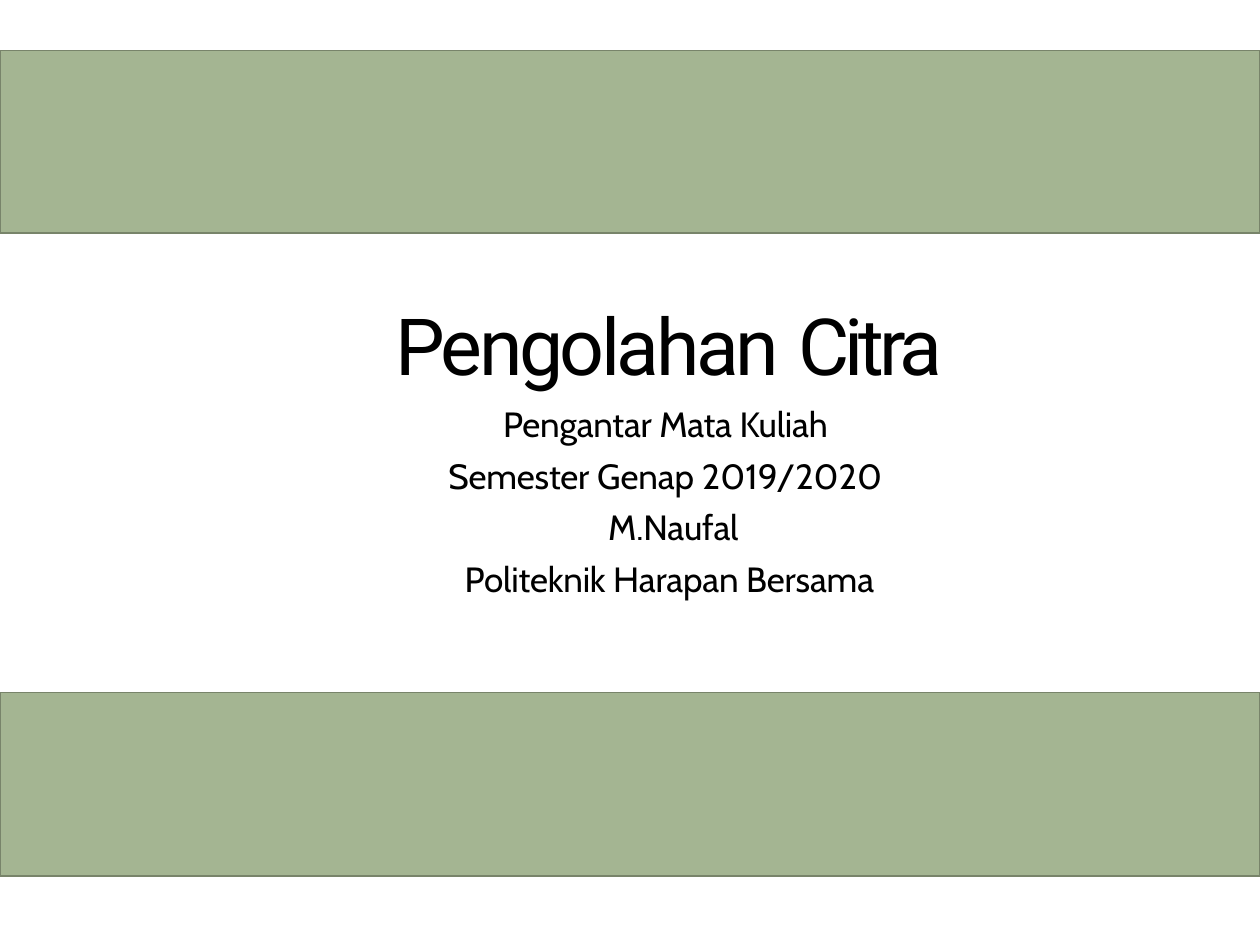
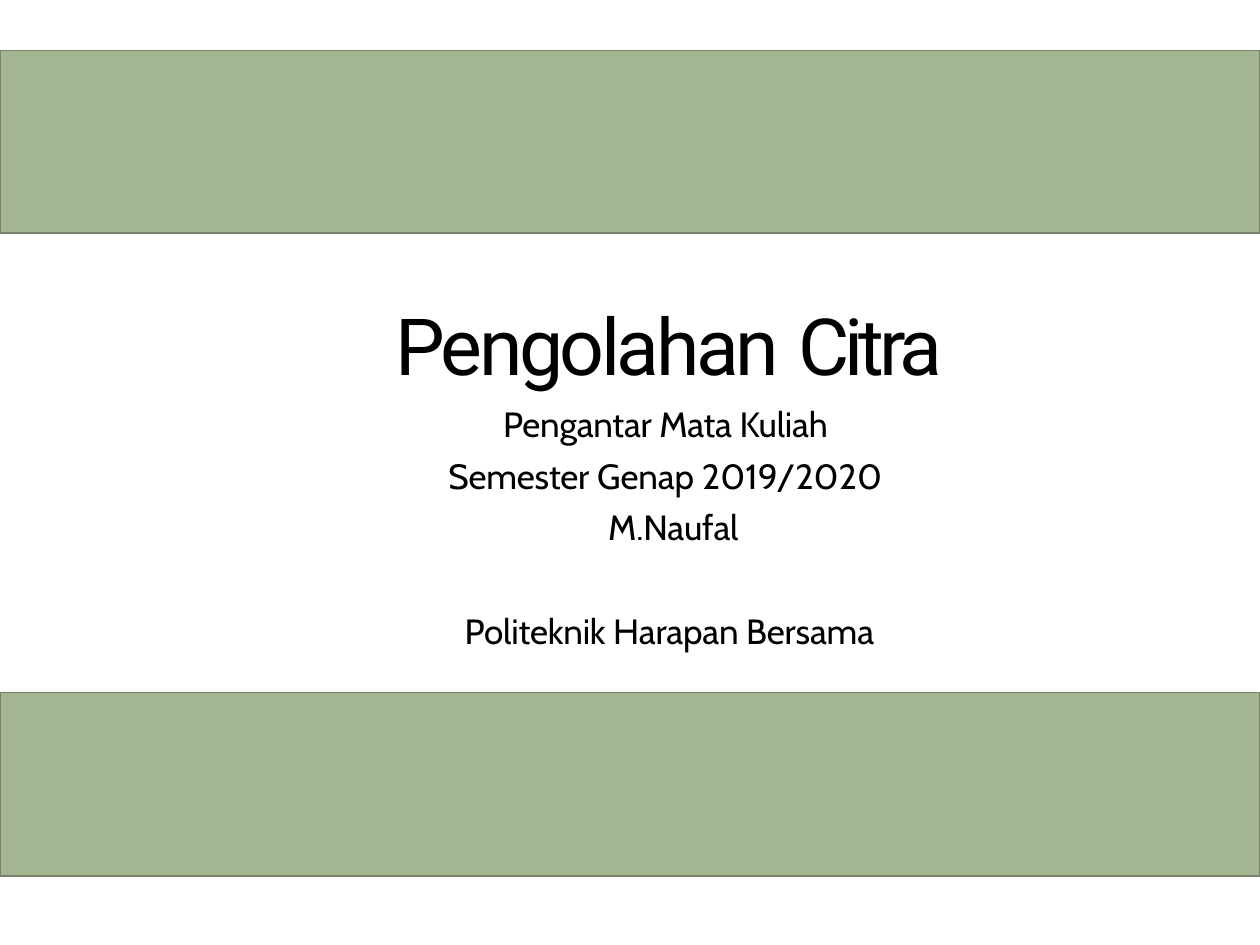
Before and after one commit to novalassalam/comvis, a slide deck: slide 1 of pencit.pptx. Drawn at 1260x945 pixels with LibreOffice and Linux fonts; fonts in the diff are those of the drawing. Boxes give left, top, right and bottom in pixels: in the first picture for what was removed or moved away, otherwise in the second. Text is boxed around its words. In the diff, an @@ line names an element or a change of style, - is before the commit and + after.

Commit message:
bab 2

```diff
--- a/pencit.pptx
+++ b/pencit.pptx
@@ title "Pengolahan Citra" rewrapped from bbox=[395, 316, 942, 601] to bbox=[395, 316, 942, 652] @@
```
Also in this commit, not shown: 30 slides added.
